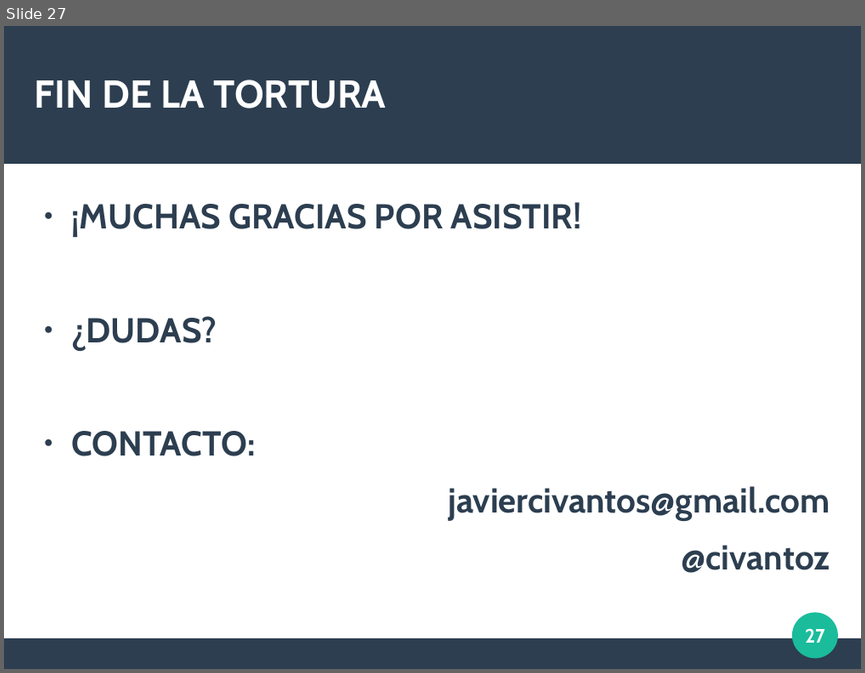
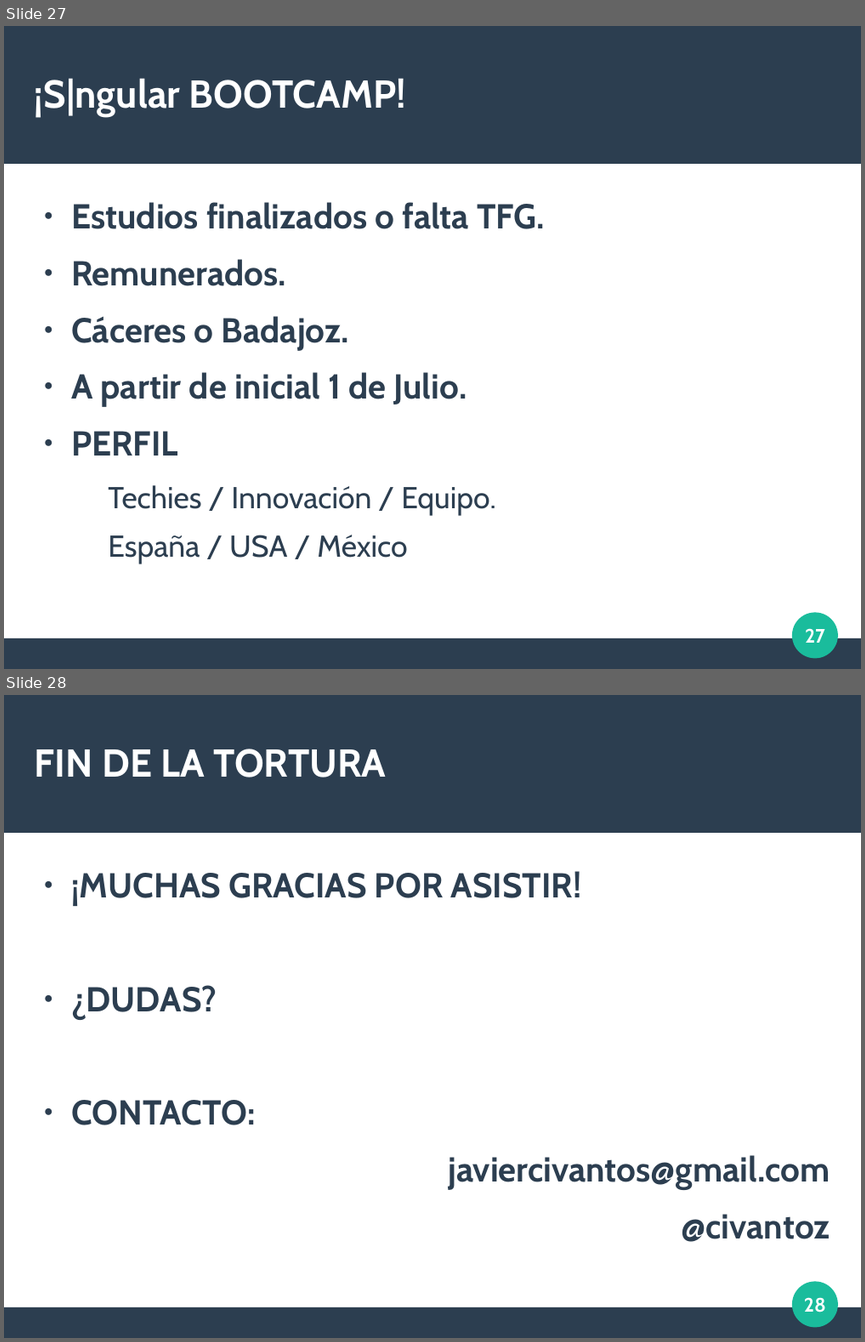
Before and after one commit to albeerto26/DjangoServerHeroku, a slide deck: diapos/Introduccion Django.odp. Shown one above the other, each under a label of ours: slide 27 before the commit, slides 27 and 28 after it. The pictures are 865x673 and 865x1342 pixels, drawn with LibreOffice and Linux fonts; fonts in the diff are those of the drawing. Boxes give left, top, right and bottom in pixels: in the first picture for what was removed or moved away, otherwise in the second. Text is boxed around its words. In the diff, an @@ line names an element or a change of style, - is before the commit and + after.

Commit message:
Actualización con info sobre bootcamps.
En la rama master
 Tu rama está actualizada con 'origin/master'.

 Cambios a ser confirmados:
	modificado:     diapos/Introduccion Django.odp
	modificado:     diapos/Introduccion Django.pdf

```diff
--- a/diapos/Introduccion Django.odp
+++ b/diapos/Introduccion Django.odp
@@ slide 27 added at (4, 26, 861, 669), background #FFFFFF; not listed: 3 template elements that a slide beside it also shows @@
@@ title added at (35, 78, 406, 117), 36 pt, text #FFFFFF, bold @@
+¡S|ngular BOOTCAMP!
@@ text added at (71, 202, 545, 563), 32 pt, text #2C3E50, bold @@
+● Estudios finalizados o falta TFG.
+● Remunerados.
+● Cáceres o Badajoz.
+● A partir de inicial 1 de Julio.
+● PERFIL
+  Techies / Innovación / Equipo.
+  España / USA / México
@@ page number added at (805, 628, 825, 642), 18 pt, text #FFFFFF, bold @@
+27
@@ what was slide 27 is now slide 28 @@
@@ page number at (804, 1297, 826, 1312): text changed @@
-27
+28
```
Also in this commit, not shown: 1 slide changed, 1 other file.
